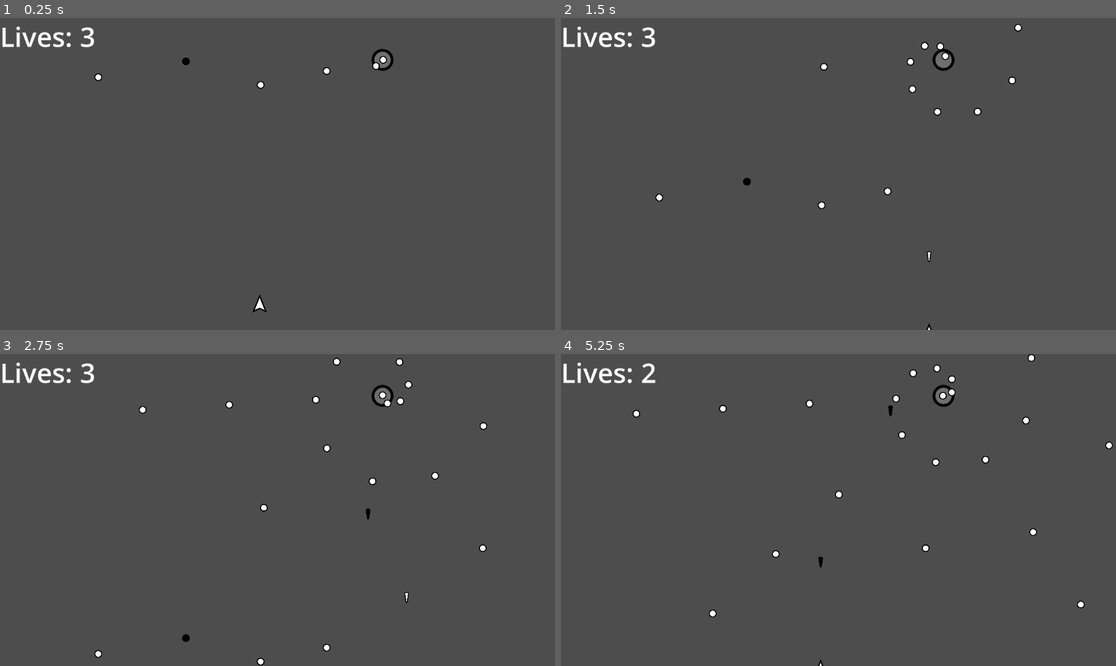
Above: before the commit, frames 1-4 (two rows, left to right).
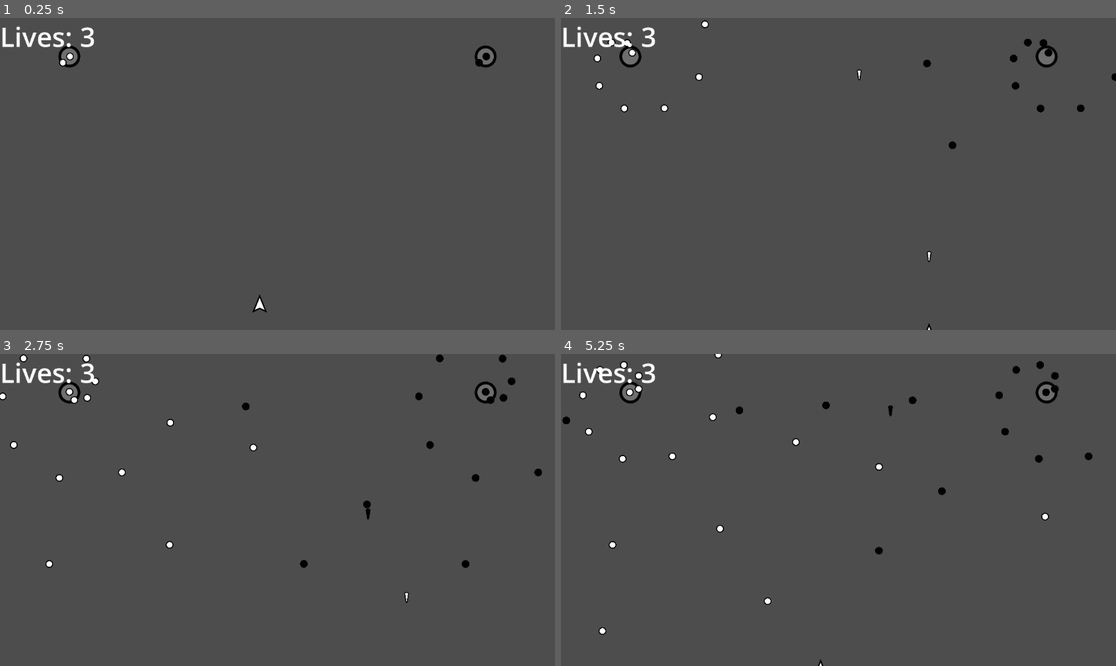
Above: after the commit, the same moments.

Repository: SpookySquid14/sonic-frontiers-based-shooter
Game: Godot game, scene res://scenes/game.tscn
The game is run twice, just before and just after one commit, with the same random seed, the same clock (stepped at 60 frames per second) and the same inputs.
Inputs (mouse positions are in pixels of both pictures, inside the frame that each line leads up to):
- Up to frame 1 (0.25 s): no input
- Up to frame 2 (1.5 s): move the mouse to (960, 158) at 0.52 s; hold Right (move_right) 0.53-1.28 s; hold Right mouse button (shoot_black) 0.53-1.28 s; click (960, 158) at 0.8 s; move the mouse to (727, 189) at 1.27 s; hold S (move_down) from 1.28 s (still down); click (727, 189) at 1.35 s
- Up to frame 3 (2.75 s): right-click (166, 525) at 1.55 s; move the mouse to (333, 441) at 2.02 s; release S (move_down) at 2.03 s; hold Right (move_right) from 2.03 s (still down); hold Right mouse button (shoot_black) from 2.03 s (still down); click (333, 441) at 2.3 s
- Up to frame 4 (5.25 s): move the mouse to (810, 572) at 2.77 s; release Right (move_right) at 2.78 s; release Right mouse button (shoot_black) at 2.78 s; hold W (move_up) 2.78-3.53 s; click (810, 572) at 2.85 s; right-click (810, 572) at 3.05 s; move the mouse to (1005, 556) at 3.52 s; hold Right mouse button (shoot_black) 3.53-4.28 s; hold A (move_left) 3.53-5.03 s; click (1005, 556) at 3.8 s; move the mouse to (672, 463) at 4.27 s; click (672, 463) at 4.35 s; right-click (672, 463) at 4.55 s; move the mouse to (866, 510) at 5.02 s; hold S (move_down) from 5.03 s (still down); hold Right mouse button (shoot_black) from 5.03 s (still down)

The runs differ from the first frame. In frame 1, 0.7% of the frame differs, in the area x 10-90%, y 8-23%; in frame 2, 1.4%; in frame 3, 1.7%; in frame 4, 2.0%, in the area x 0-100%, y 0-90%.

Commit message:
Added proper shooting, and a single enemy to shoot projectiles

Diff:
--- a/scenes/game.tscn
+++ b/scenes/game.tscn
@@ -1,8 +1,7 @@
-[gd_scene load_steps=6 format=3 uid="uid://du4dmsltrj1ao"]
+[gd_scene load_steps=5 format=3 uid="uid://du4dmsltrj1ao"]
 
-[ext_resource type="Script" uid="uid://b36ghxd25rfm7" path="res://scripts/manager.gd" id="1_lnu2h"]
+[ext_resource type="Script" uid="uid://b36ghxd25rfm7" path="res://scripts/game.gd" id="1_lnu2h"]
 [ext_resource type="PackedScene" uid="uid://d4akhi8tpi3td" path="res://scenes/player.tscn" id="1_uwrxv"]
-[ext_resource type="PackedScene" uid="uid://bxhkbw52fvf0u" path="res://scenes/enemy_bullet.tscn" id="3_lnu2h"]
 [ext_resource type="PackedScene" uid="uid://bgg1dvakh1ggd" path="res://scenes/rotating_emitter.tscn" id="4_lbhrr"]
 
 [sub_resource type="WorldBoundaryShape2D" id="WorldBoundaryShape2D_uwrxv"]
@@ -10,6 +9,7 @@
 
 [node name="Game" type="Node2D"]
 script = ExtResource("1_lnu2h")
+rotating_emitter = ExtResource("4_lbhrr")
 
 [node name="Manager" type="Node" parent="."]
 
@@ -29,24 +29,4 @@
 [node name="CollisionShape2D" type="CollisionShape2D" parent="Border"]
 shape = SubResource("WorldBoundaryShape2D_uwrxv")
 
-[node name="Enemy Bullets" type="Node" parent="."]
-
-[node name="EnemyBullet" parent="Enemy Bullets" instance=ExtResource("3_lnu2h")]
-position = Vector2(204, 81)
-
-[node name="EnemyBullet2" parent="Enemy Bullets" instance=ExtResource("3_lnu2h")]
-modulate = Color(0, 0, 0, 1)
-position = Vector2(386, 48)
-collision_layer = 4
-collision_mask = 5
-
-[node name="EnemyBullet3" parent="Enemy Bullets" instance=ExtResource("3_lnu2h")]
-position = Vector2(678, 68)
-
-[node name="EnemyBullet4" parent="Enemy Bullets" instance=ExtResource("3_lnu2h")]
-position = Vector2(541, 97)
-
-[node name="Rotating Emitter" parent="." instance=ExtResource("4_lbhrr")]
-position = Vector2(794, 87)
-
 [connection signal="life_lost" from="Player" to="." method="_on_player_life_lost"]
--- a/scenes/player.tscn
+++ b/scenes/player.tscn
@@ -6,6 +6,66 @@
 
 [sub_resource type="RectangleShape2D" id="RectangleShape2D_3vyb7"]
 size = Vector2(16, 25.5)
+
+[sub_resource type="Animation" id="Animation_dqkch"]
+length = 0.001
+tracks/0/type = "value"
+tracks/0/imported = false
+tracks/0/enabled = true
+tracks/0/path = NodePath("CollisionShape2D:disabled")
+tracks/0/interp = 1
+tracks/0/loop_wrap = true
+tracks/0/keys = {
+"times": PackedFloat32Array(0),
+"transitions": PackedFloat32Array(1),
+"update": 1,
+"values": [false]
+}
+tracks/1/type = "value"
+tracks/1/imported = false
+tracks/1/enabled = true
+tracks/1/path = NodePath("Sprite2D:visible")
+tracks/1/interp = 1
+tracks/1/loop_wrap = true
+tracks/1/keys = {
+"times": PackedFloat32Array(0),
+"transitions": PackedFloat32Array(1),
+"update": 1,
+"values": [true]
+}
+
+[sub_resource type="Animation" id="Animation_qhqgy"]
+resource_name = "death"
+tracks/0/type = "value"
+tracks/0/imported = false
+tracks/0/enabled = true
+tracks/0/path = NodePath("CollisionShape2D:disabled")
+tracks/0/interp = 1
+tracks/0/loop_wrap = true
+tracks/0/keys = {
+"times": PackedFloat32Array(0),
+"transitions": PackedFloat32Array(1),
+"update": 1,
+"values": [true]
+}
+tracks/1/type = "value"
+tracks/1/imported = false
+tracks/1/enabled = true
+tracks/1/path = NodePath("Sprite2D:visible")
+tracks/1/interp = 1
+tracks/1/loop_wrap = true
+tracks/1/keys = {
+"times": PackedFloat32Array(0),
+"transitions": PackedFloat32Array(1),
+"update": 1,
+"values": [false]
+}
+
+[sub_resource type="AnimationLibrary" id="AnimationLibrary_qlg0r"]
+_data = {
+&"RESET": SubResource("Animation_dqkch"),
+&"death": SubResource("Animation_qhqgy")
+}
 
 [node name="Player" type="CharacterBody2D"]
 script = ExtResource("1_g2els")
@@ -21,3 +81,13 @@
 [node name="CollisionShape2D" type="CollisionShape2D" parent="."]
 position = Vector2(0, -1.25)
 shape = SubResource("RectangleShape2D_3vyb7")
+
+[node name="DeathTimer" type="Timer" parent="."]
+wait_time = 1.5
+
+[node name="AnimationPlayer" type="AnimationPlayer" parent="."]
+libraries = {
+&"": SubResource("AnimationLibrary_qlg0r")
+}
+
+[connection signal="timeout" from="DeathTimer" to="." method="_on_death_timer_timeout"]
--- a/scripts/enemy_bullet.gd
+++ b/scripts/enemy_bullet.gd
@@ -6,7 +6,6 @@
 	move_local_y(SPEED * delta)
 
 func _on_area_entered(area: Area2D) -> void:
-	print ("HIT" + String(area.name))
 	queue_free()
 	pass # Replace with function body.
 
--- a/scripts/manager.gd
+++ b/scripts/game.gd
@@ -1,15 +1,24 @@
-extends Node
+extends Node2D
 
 @onready var life_counter: Label = $Manager/LifeCounter
 @onready var player: CharacterBody2D = $Player
-
+@export var rotating_emitter: PackedScene
 
 # Called when the node enters the scene tree for the first time.
 func _ready() -> void:
 	life_counter.text = ("Lives: " + str(player.lives))
+	create_rotator(Vector2(144,80),0)
+	create_rotator(Vector2(1008,80),1)
 	pass # Replace with function body.
 
-
+func create_rotator(pos: Vector2, color: int):
+	var rot_emitter = rotating_emitter.instantiate()
+	print(pos)
+	rot_emitter.color = color
+	add_child(rot_emitter)
+	rot_emitter.transform = global_transform
+	rot_emitter.position = pos
+	pass
 # Called every frame. 'delta' is the elapsed time since the previous frame.
 func _process(delta: float) -> void:
 	pass
--- a/scripts/player.gd
+++ b/scripts/player.gd
@@ -8,6 +8,8 @@
 @export var bullet: PackedScene
 @onready var bullet_origin: Node2D = $BulletOrigin
 signal life_lost
+@onready var death_timer: Timer = $DeathTimer
+@onready var animation_player: AnimationPlayer = $AnimationPlayer
 
 func _input(event: InputEvent) -> void:
 	if event.is_action_pressed("shoot_white"):
@@ -32,6 +34,13 @@
 func lose_a_life():
 	lives -= 1
 	life_lost.emit()
+	if lives <= 0:
+		die()
+
+func die():
+	animation_player.play("death")
+	Engine.time_scale = .75
+	death_timer.start()
 
 func _process(delta: float) -> void:
 	x_direction = Input.get_axis("move_left", "move_right")
@@ -46,3 +55,9 @@
 		velocity.y = move_toward(velocity.y, 0, SPEED)
 
 	move_and_slide()
+
+
+func _on_death_timer_timeout() -> void:
+	Engine.time_scale = 1
+	get_tree().reload_current_scene()
+	pass # Replace with function body.
--- a/scripts/rotating_emitter.gd
+++ b/scripts/rotating_emitter.gd
@@ -19,7 +19,6 @@
 
 func _on_timer_timeout() -> void:
 	shoot_bullet(color)
-	print("Timer Ran Out")
 	pass # Replace with function body.
 
 func shoot_bullet(col: int):
@@ -32,5 +31,5 @@
 		bullet_shot.collision_layer = 0b100
 		bullet_shot.collision_mask = 0b101
 		bullet_shot.modulate = Color("Black")
-	owner.add_child(bullet_shot)
+	get_parent().add_child(bullet_shot)
 	bullet_shot.transform = global_transform
Not shown: 1 places in scenes/player.tscn that only renumber resources
Renamed: scripts/manager.gd.uid -> scripts/game.gd.uid
